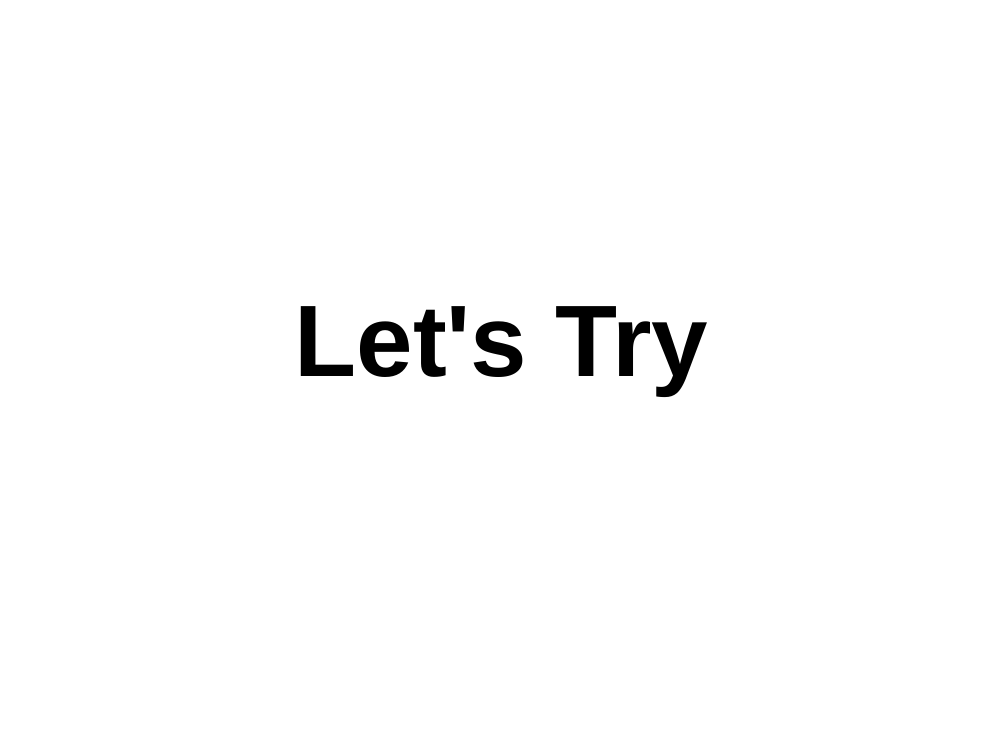
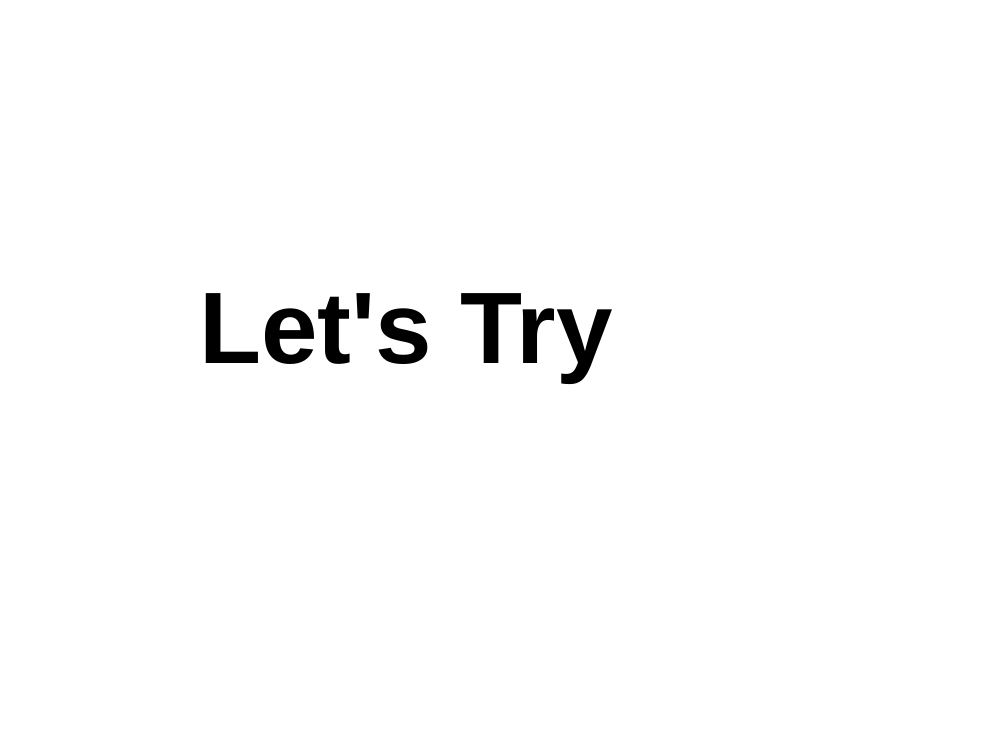
Before and after one commit to FabienneL/Documents, a slide deck: slide 9 of Präsi.odp (slide 5 before the commit). Drawn at 1008x756 pixels with LibreOffice and Linux fonts; fonts in the diff are those of the drawing; background and template pictures are left out. Boxes give left, top, right and bottom in pixels: in the first picture for what was removed or moved away, otherwise in the second. Text is boxed around its words. In the diff, an @@ line names an element or a change of style, - is before the commit and + after.

```diff
--- a/Präsi.odp
+++ b/Präsi.odp
@@ subtitle "Let's Try" moved from (x1=295, y1=306, x2=708, y2=394) to (x1=199, y1=293, x2=612, y2=381) @@
```
Also in this commit, not shown: 3 other slides changed, 5 slides added, 1 slide removed.
